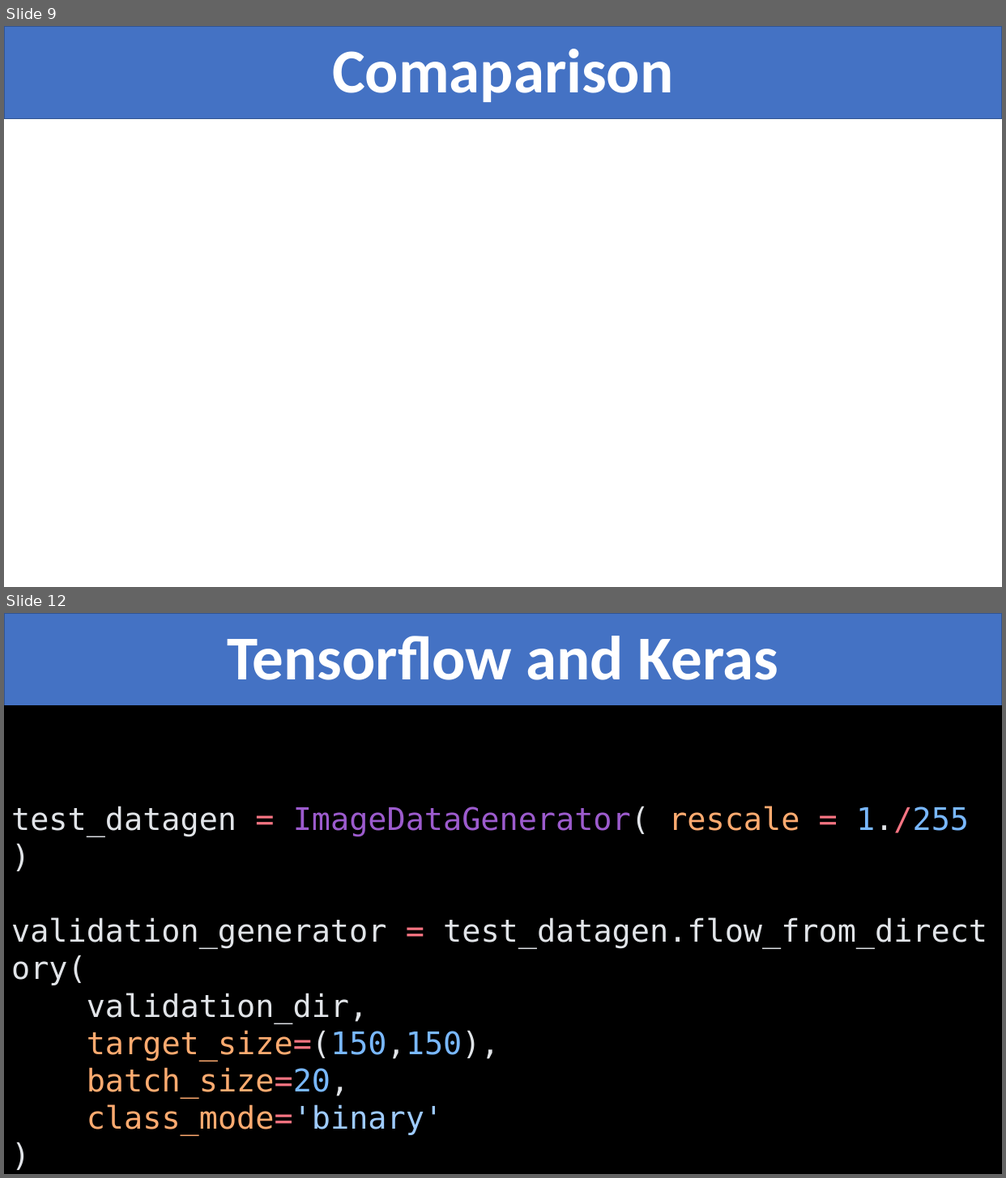
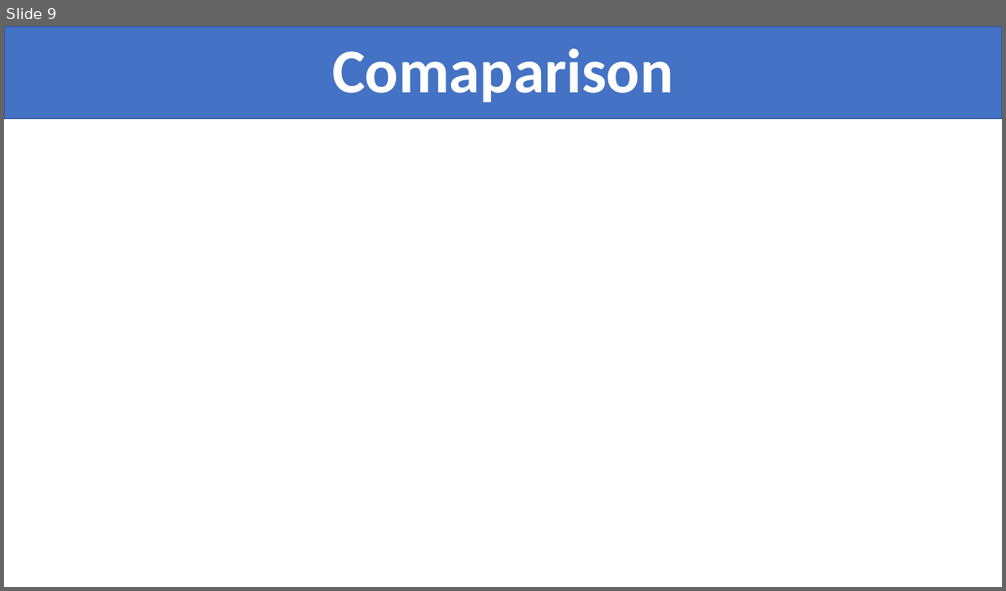
Before and after one commit to VinhDevNguyen/Tensorflow_Seminar, a slide deck: Template/Slide_Template.pptx. Shown one above the other, each under a label of ours: slides 9 and 12 before the commit, slide 9 after it; the slides between them are not shown. The pictures are 1006x1178 and 1006x591 pixels, drawn with LibreOffice and Linux fonts; fonts in the diff are those of the drawing. Boxes give left, top, right and bottom in pixels: in the first picture for what was removed or moved away, otherwise in the second. Text is boxed around its words. In the diff, an @@ line names an element or a change of style, - is before the commit and + after.

```diff
--- a/Template/Slide_Template.pptx
+++ b/Template/Slide_Template.pptx
@@ slide 12 removed at (4,613,1002,1174), background #FFFFFF @@
@@ rectangle removed at (4,613,1002,705) @@
@@ text removed at (227,636,779,680) @@
-Tensorflow and Keras
@@ rectangle removed at (4,706,1002,1174) @@
@@ text removed at (11,806,987,1136) @@
-test_datagen = ImageDataGenerator( rescale = 1./255 )
-validation_generator = test_datagen.flow_from_directory(
-validation_dir,
-target_size=(150,150),
-batch_size=20,
-class_mode='binary'
-)
```
Also in this commit, not shown: 10 other slides removed.
